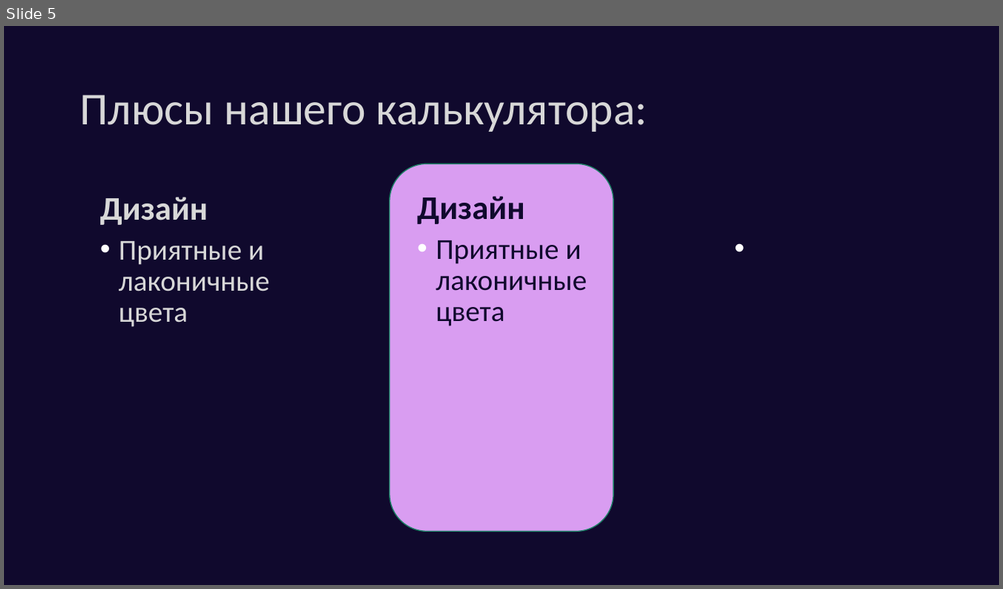
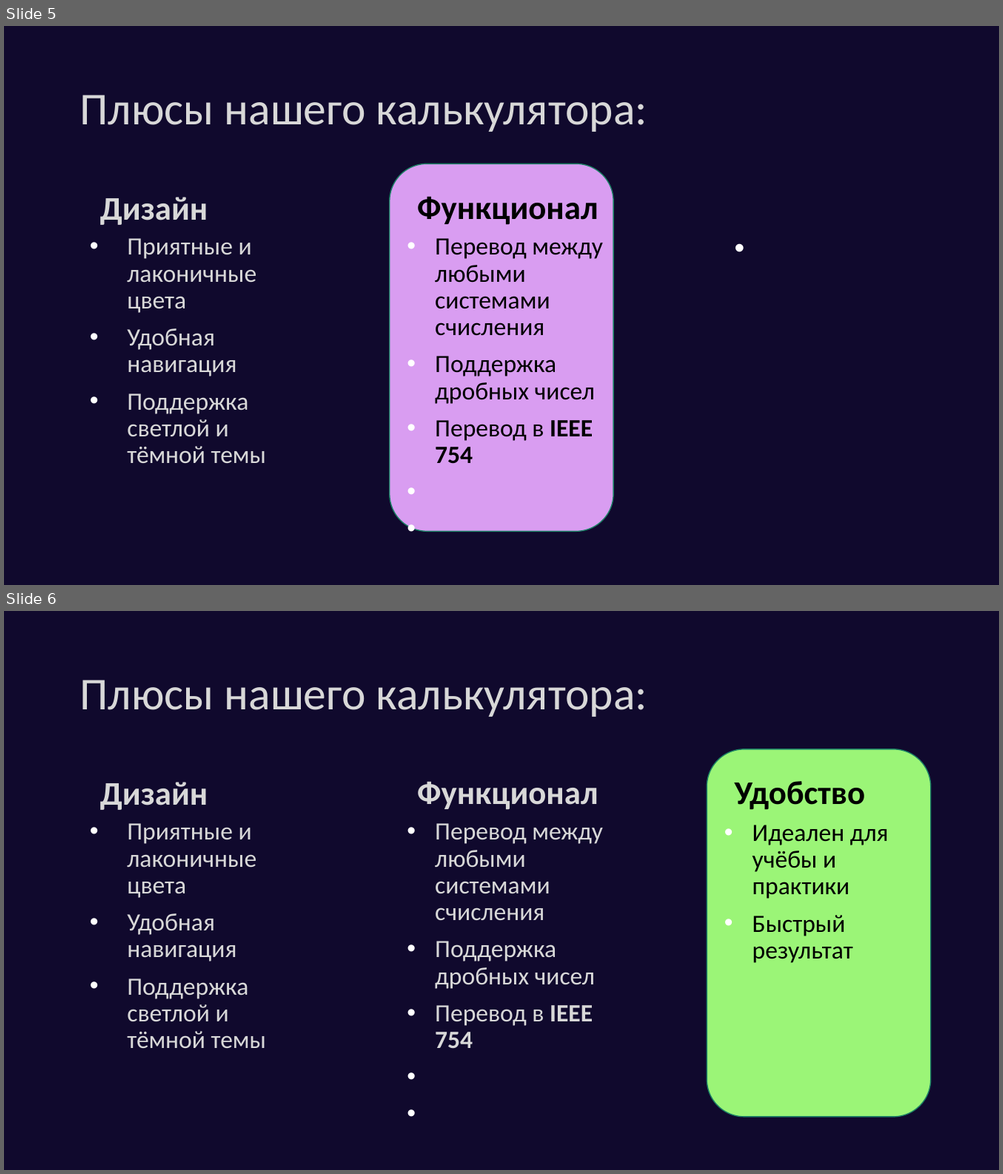
Before and after one commit to Upiter26/NumSysCalc, a slide deck: Presentation — копия.odp. Shown one above the other, each under a label of ours: slide 5 before the commit, slides 5 and 6 after it. The pictures are 1003x589 and 1003x1174 pixels, drawn with LibreOffice and Linux fonts; fonts in the diff are those of the drawing. Boxes give left, top, right and bottom in pixels: in the first picture for what was removed or moved away, otherwise in the second. Text is boxed around its words. In the diff, an @@ line names an element or a change of style, - is before the commit and + after.

```diff
--- a/Presentation — копия.odp
+++ b/Presentation — копия.odp
@@ slide 6 added at [4, 611, 999, 1170], background #10092D @@
@@ title added at [80, 680, 647, 717], 44 pt, text #D8D8D8 @@
+Плюсы нашего калькулятора:
@@ freeform shape added at [707, 749, 930, 1117], fill #9BF577, outline #1B8065 0.99 pt @@
@@ text added at [100, 782, 208, 810], 32 pt, text #D8D8D8, bold @@
+Дизайн
@@ text added at [417, 781, 597, 810], 32 pt, text #D8D8D8, bold @@
+Функционал
@@ text added at [734, 781, 865, 810], 32 pt, text #000000, bold @@
+Удобство
@@ text added at [127, 823, 266, 1049], 24 pt, text #D8D8D8 @@
+• Приятные и лаконичные цвета
+• Удобная навигация
+• Поддержка светлой и тёмной темы
@@ text added at [435, 823, 603, 1049], 24 pt, text #D8D8D8 @@
+• Перевод между любыми системами счисления
+• Поддержка дробных чисел
+• Перевод в IEEE 754
@@ text added at [752, 825, 888, 963], 24 pt, text #000000 @@
+• Идеален для учёбы и практики
+• Быстрый результат
@@ slide 5 changed as well @@
@@ freeform shape at [390, 164, 614, 532]: outline redrawn @@
@@ text at [417, 196, 597, 225]: text changed; text colour #10092D to #000000 @@
-Дизайн
+Функционал
@@ text "Приятные и лаконичные цвета": place and size @@
-text "Приятные и лаконичные цвета" at [119, 241, 270, 327]
+text "Приятные и лаконичные цвета" at [127, 238, 266, 464]
@@ text at [127, 238, 256, 313]: size 28 to 24 pt in "Приятные и лаконичные цвета"; indent changed @@
@@ text at [435, 238, 603, 464]: text changed; size 28 to 24 pt; text colour #10092D to #000000 @@
-• Приятные и лаконичные цвета
+• Перевод между любыми системами счисления
+• Поддержка дробных чисел
+• Перевод в IEEE 754
@@ text at [127, 329, 266, 464]: paragraphs added @@
+• Удобная навигация
+• Поддержка светлой и тёмной темы
```
Also in this commit, not shown: 8 other slides changed, 2 slides removed.
